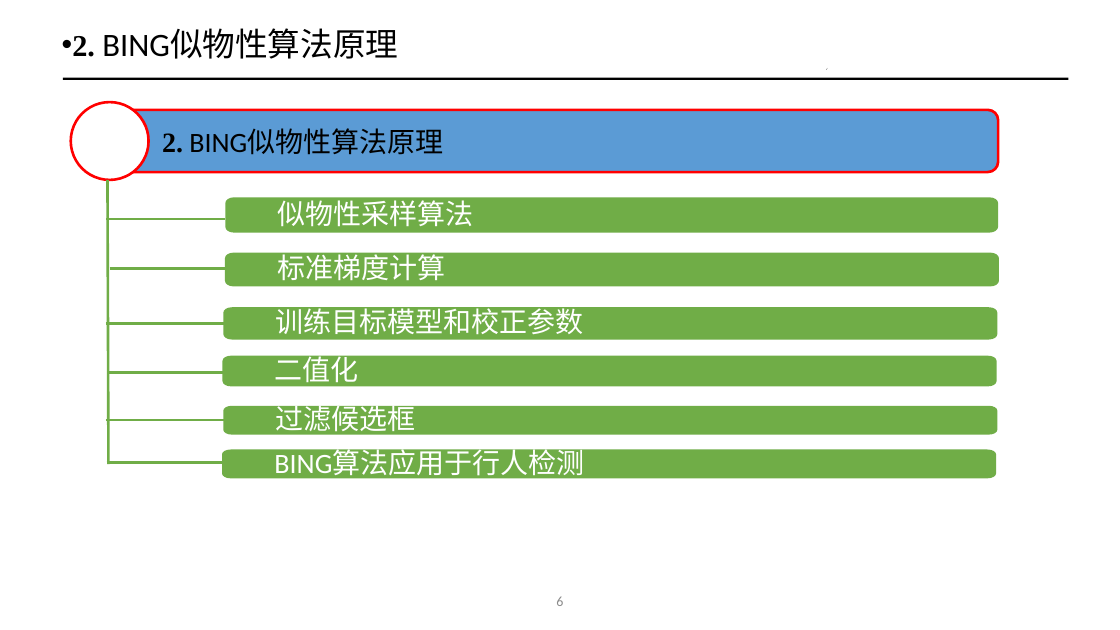
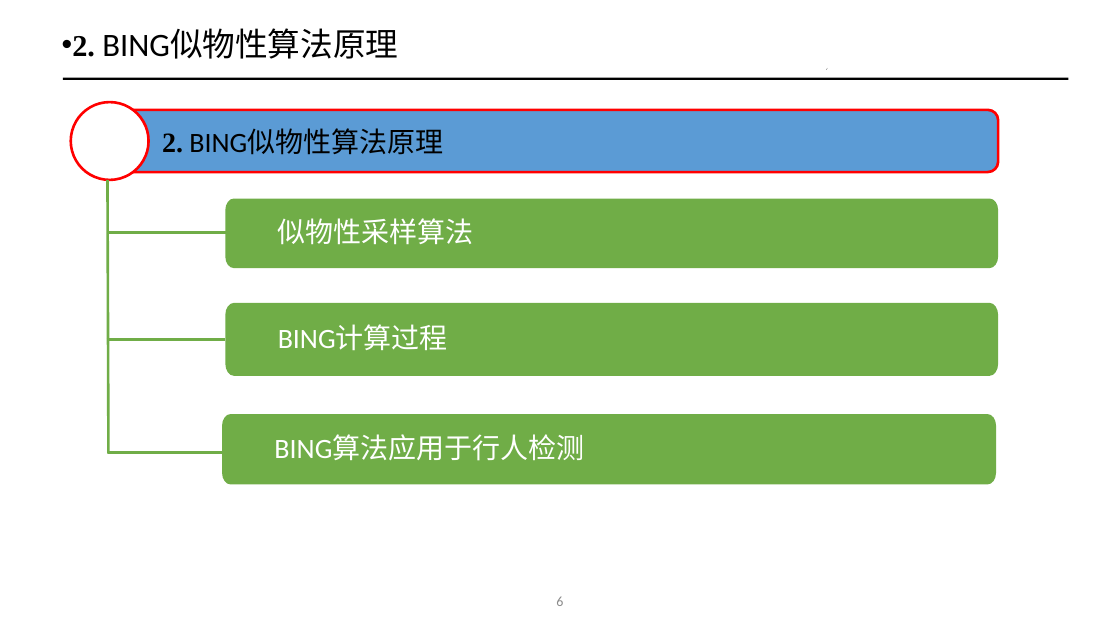
Before and after one commit to ailungoal/paper, a slide deck: slide 7 of 【王卫芳】硕士学位论文答辩.pptx. Drawn at 1120x630 pixels with LibreOffice and Linux fonts; fonts in the diff are those of the drawing. Boxes give left, top, right and bottom in pixels: in the first picture for what was removed or moved away, otherwise in the second. Text is boxed around its words. In the diff, an @@ line names an element or a change of style, - is before the commit and + after.

```diff
--- a/【王卫芳】硕士学位论文答辩.pptx
+++ b/【王卫芳】硕士学位论文答辩.pptx
@@ line moved from (108, 180) - (108, 464) to (108, 180) - (108, 454) @@
@@ freeform shape "似物性采样算法": place and size @@
-freeform shape "似物性采样算法" at <box>225,197,998,233</box>
+freeform shape "似物性采样算法" at <box>225,198,998,268</box>
@@ line moved from (107, 219) - (224, 219) to (108, 233) - (227, 233) @@
@@ line removed from (110, 269) to (228, 269) @@
@@ freeform shape removed at <box>225,253,999,287</box> @@
-标准梯度计算
@@ freeform shape removed at <box>223,308,997,339</box> @@
-训练目标模型和校正参数
@@ freeform shape added at <box>225,303,998,376</box>, fill #70AD47, 24 pt, text #FFFFFF @@
+BING计算过程
@@ line moved from (106, 323) - (224, 323) to (107, 339) - (225, 339) @@
@@ freeform shape removed at <box>223,355,996,386</box> @@
-二值化
@@ line removed from (108, 372) to (226, 372) @@
@@ freeform shape "BING算法应用于行人检测": place and size @@
-freeform shape "BING算法应用于行人检测" at <box>222,450,996,478</box>
+freeform shape "BING算法应用于行人检测" at <box>222,414,996,485</box>
@@ freeform shape removed at <box>223,406,997,434</box> @@
-过滤候选框
@@ line removed from (106, 420) to (224, 420) @@
@@ line moved from (107, 463) - (225, 463) to (108, 452) - (227, 452) @@
```
Also in this commit, not shown: 11 other slides changed, 7 slides added, 16 slides removed, 1 other file.
